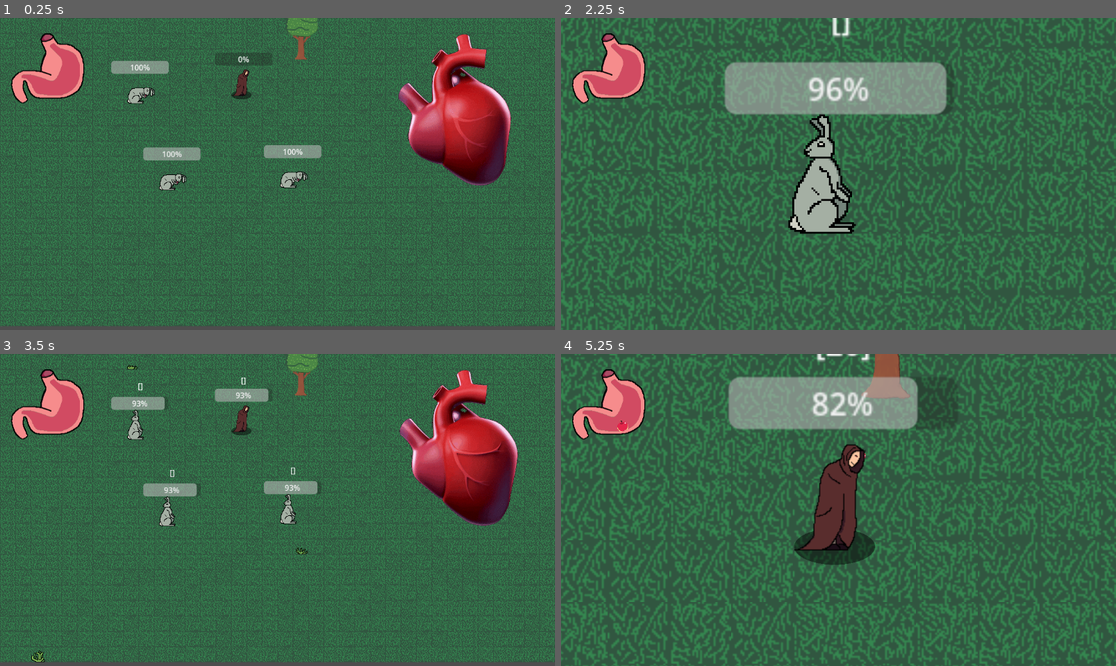
Above: before the commit, frames 1-4 (two rows, left to right).
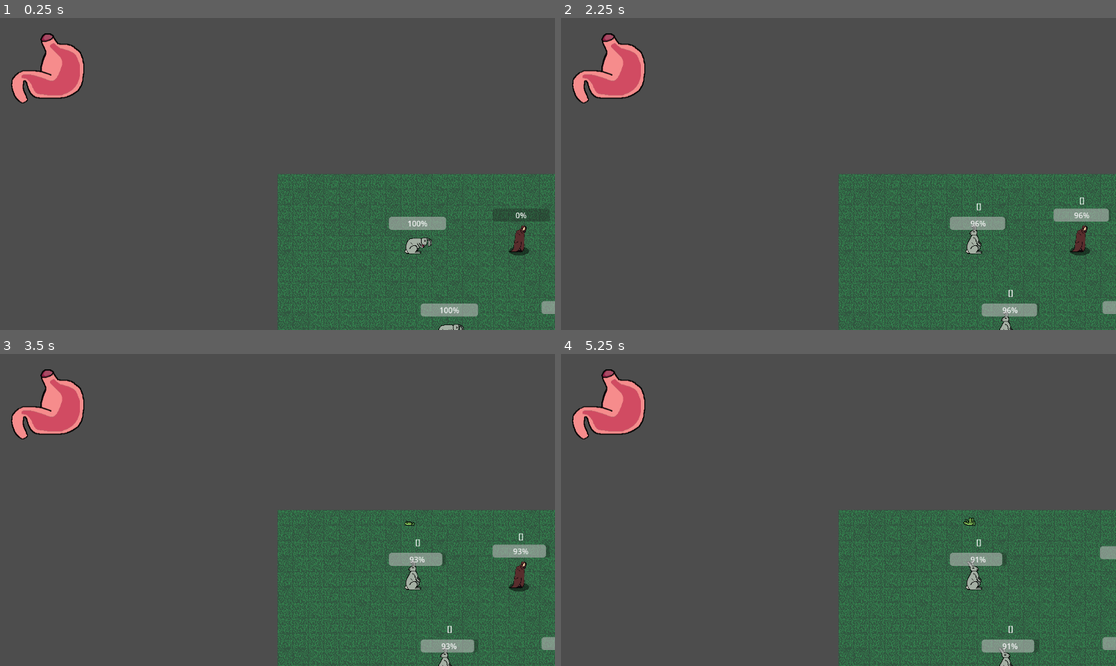
Above: after the commit, the same moments.

Repository: rundoom/Upraiser
Game: Godot game, scene res://creature/grass_test.tscn
Two runs of this game, one before a commit and one after it. Both use one fixed random seed, a clock stepped at 60 frames per second and the inputs below.
Inputs (mouse positions are in pixels of both pictures, inside the frame that each line leads up to):
- Up to frame 1 (0.25 s): no input
- Up to frame 2 (2.25 s): move the mouse to (733, 174) at 0.52 s; press the mouse at (733, 174) at 0.53 s; tap Enter at 1.25 s; move the mouse to (727, 189) at 1.27 s; release the mouse at (727, 189) at 1.28 s; right-click (727, 189) at 1.35 s; move the mouse to (855, 174) at 2.02 s; press the mouse at (855, 174) at 2.03 s
- Up to frame 3 (3.5 s): tap Space at 2.75 s; move the mouse to (249, 572) at 2.77 s; release the mouse at (249, 572) at 2.78 s; right-click (249, 572) at 2.85 s
- Up to frame 4 (5.25 s): move the mouse to (699, 425) at 3.52 s; press the mouse at (699, 425) at 3.53 s; move the mouse to (672, 463) at 4.27 s; release the mouse at (672, 463) at 4.28 s; right-click (672, 463) at 4.35 s; move the mouse to (849, 422) at 5.02 s; press the mouse at (849, 422) at 5.03 s

The runs differ from the first frame. In frame 1, 82% of the frame differs, in the area x 0-100%, y 0-100%; in frame 2, 83%; in frame 3, 83%; in frame 4, 83%.

Commit message:
Smooth camera zoom

Diff:
--- a/creature/npc/npc.gd
+++ b/creature/npc/npc.gd
@@ -22,7 +22,7 @@
 @onready var world := get_tree().get_first_node_in_group("world") as WorldGame
 @onready var animated_sprite_2d: AnimatedSprite2D = $Rotator/AnimatedSprite2D
 @onready var rotator: Marker2D = $Rotator
-@onready var main_camera := get_tree().get_first_node_in_group("main_camera") as Camera2D
+@onready var main_camera := get_tree().get_first_node_in_group("main_camera") as MainCamera
 
 static var MARGIN_HOLD := 5.0
 static var MARGIN_MOVE := 0.1
@@ -42,11 +42,12 @@
 			for it in get_tree().get_nodes_in_group("pickable"):
 				if it == self: continue
 				it.is_picked = false
-			main_camera.enabled = true
-			main_camera.reparent(self, false)
+#			main_camera.enabled = true
+			main_camera.stick_to(self)
 		else:
-			main_camera.reparent(world, false)
-			main_camera.enabled = false
+			main_camera.stick_to(null)
+#			main_camera.reparent(world, false)
+#			main_camera.enabled = false
 		is_picked = val
 
 
@@ -198,6 +199,7 @@
 			if !food_changed.is_connected(it.food_change): food_changed.connect(it.food_change)
 			food_changed.emit(self, food)
 		else:
+			food_changed.emit(null, food)
 			if food_changed.is_connected(it.food_change): food_changed.disconnect(it.food_change)
 
 
--- a/creature/npc/npc.tscn
+++ b/creature/npc/npc.tscn
@@ -5,7 +5,7 @@
 [ext_resource type="Texture2D" uid="uid://cncuw7neav4lr" path="res://general/tilemap.png" id="2_xr4ky"]
 
 [sub_resource type="CircleShape2D" id="CircleShape2D_ahl13"]
-radius = 8.0
+radius = 14.0
 
 [sub_resource type="AtlasTexture" id="AtlasTexture_q5tc4"]
 atlas = ExtResource("2_xr4ky")
--- a/creature/rabbit.tscn
+++ b/creature/rabbit.tscn
@@ -61,5 +61,6 @@
 script = ExtResource("2_uebtf")
 
 [node name="AnimatedSprite2D" parent="Rotator" index="0"]
+position = Vector2(0, -13)
 sprite_frames = SubResource("SpriteFrames_l6sil")
 animation = &"eat"
--- a/general/food_for_stomach.tscn
+++ b/general/food_for_stomach.tscn
@@ -51,14 +51,14 @@
 tracks/3/type = "value"
 tracks/3/imported = false
 tracks/3/enabled = true
-tracks/3/path = NodePath("SubViewportContainer:material:shader_parameter/dissolveState")
+tracks/3/path = NodePath("CollisionShape2D:disabled")
 tracks/3/interp = 1
 tracks/3/loop_wrap = true
 tracks/3/keys = {
-"times": PackedFloat32Array(0),
-"transitions": PackedFloat32Array(1),
-"update": 0,
-"values": [0.0]
+"times": PackedFloat32Array(),
+"transitions": PackedFloat32Array(),
+"update": 1,
+"values": []
 }
 
 [sub_resource type="Animation" id="Animation_2nvxp"]
@@ -136,7 +136,7 @@
 [sub_resource type="ShaderMaterial" id="ShaderMaterial_wj5tq"]
 resource_local_to_scene = true
 shader = ExtResource("1_rjp4b")
-shader_parameter/dissolveState = 0.0
+shader_parameter/dissolveState = 0.16
 shader_parameter/border = Color(0.756863, 0.996078, 0.301961, 1)
 shader_parameter/border_ticc = 0.05
 shader_parameter/noise = ExtResource("2_ers48")
--- a/general/stomach.gd
+++ b/general/stomach.gd
@@ -7,6 +7,9 @@
 
 
 func food_change(npc: NPC, foods: Array[Food]) -> void:
+	visible = npc != null
+	if not visible: return
+
 	var is_npc_changed = false
 	if current_npc != npc:
 		current_npc = npc
--- /dev/null
+++ b/world/MainCamera.gd
@@ -0,0 +1,23 @@
+extends Camera2D
+class_name MainCamera
+
+
+var follow_target: Node2D = null
+
+var zoom_tween: Tween = null:
+	get:
+		return create_tween() if zoom_tween == null else zoom_tween
+
+
+func stick_to(target: Node2D) -> void:
+	follow_target = target
+
+	if target != null:
+		global_position = follow_target.global_position
+		zoom_tween.tween_property(self, "zoom", Vector2(2, 2), 0.5)
+	else:
+		zoom_tween.tween_property(self, "zoom", Vector2(1, 1), 0.5)
+
+
+func _physics_process(delta: float) -> void:
+	if follow_target != null: global_position = follow_target.global_position
--- a/world/world.tscn
+++ b/world/world.tscn
@@ -1,10 +1,11 @@
-[gd_scene load_steps=11 format=3 uid="uid://ddioxuyjm5vbt"]
+[gd_scene load_steps=12 format=3 uid="uid://ddioxuyjm5vbt"]
 
 [ext_resource type="PackedScene" uid="uid://bic2gwruiruji" path="res://creature/npc_manager.tscn" id="1_k7wb5"]
 [ext_resource type="Script" path="res://world/world.gd" id="2_fykyo"]
 [ext_resource type="Texture2D" uid="uid://c23nencvcfrwp" path="res://world/26de6996f7682487.png" id="3_1gjqf"]
 [ext_resource type="Texture2D" uid="uid://w3cikvg7x277" path="res://world/трава(готовая).png" id="3_4bhle"]
 [ext_resource type="PackedScene" uid="uid://vyjttmqiweit" path="res://world/trees/tree.tscn" id="6_qme0r"]
+[ext_resource type="Script" path="res://world/MainCamera.gd" id="7_8nthv"]
 [ext_resource type="PackedScene" uid="uid://dld3slhpwbb0n" path="res://general/ui.tscn" id="7_o7yiw"]
 
 [sub_resource type="TileSetAtlasSource" id="TileSetAtlasSource_bs3kg"]
@@ -151,6 +152,7 @@
 
 [node name="WorldBase" type="TileMap" groups=["world"]]
 y_sort_enabled = true
+texture_filter = 1
 tile_set = SubResource("TileSet_xib6k")
 format = 2
 layer_0/name = "ground"
@@ -177,8 +179,7 @@
 [node name="CanvasLayer" parent="." instance=ExtResource("7_o7yiw")]
 
 [node name="MainCamera" type="Camera2D" parent="." groups=["main_camera"]]
-enabled = false
-zoom = Vector2(4, 4)
 position_smoothing_enabled = true
+script = ExtResource("7_8nthv")
 
 [connection signal="ready" from="." to="." method="create_pathfinding_points"]
